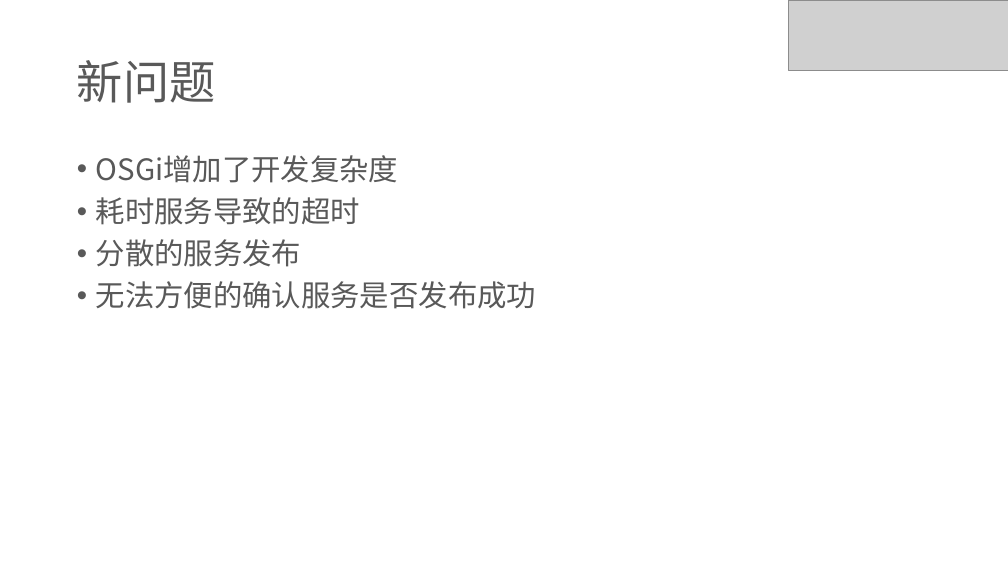
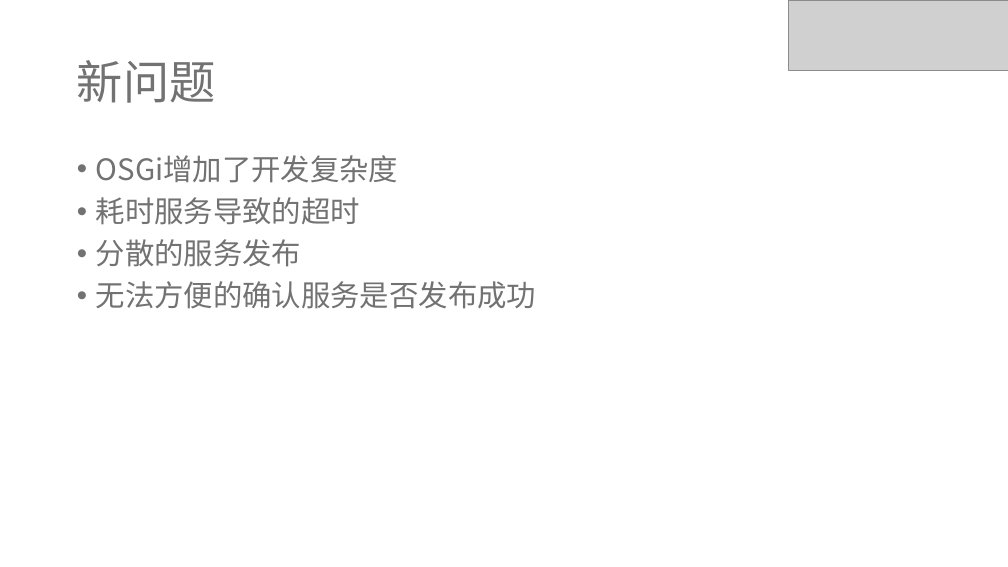
Before and after one commit to ivaneye/ivaneye.github.com, a slide deck: slide 11 of source/ppt/work/焦点服务化框架Hydra的演变-王一帆.pptx (slide 9 before the commit). Drawn at 1008x567 pixels with LibreOffice and Linux fonts; fonts in the diff are those of the drawing; grey boxes stand for pictures. Boxes give left, top, right and bottom in pixels: in the first picture for what was removed or moved away, otherwise in the second. Text is boxed around its words. In the diff, an @@ line names an element or a change of style, - is before the commit and + after.

```diff
--- a/source/ppt/work/焦点服务化框架Hydra的演变-王一帆.pptx
+++ b/source/ppt/work/焦点服务化框架Hydra的演变-王一帆.pptx
@@ title "新问题" at bbox=[77, 60, 216, 103]: text colour #595959 to #727272 @@
@@ text "OSGi增加了开发复杂度" at bbox=[96, 155, 536, 309]: text colour #595959 to #727272 @@
```
Also in this commit, not shown: 11 other slides changed, 4 slides added, 2 slides removed, 1 other file.
